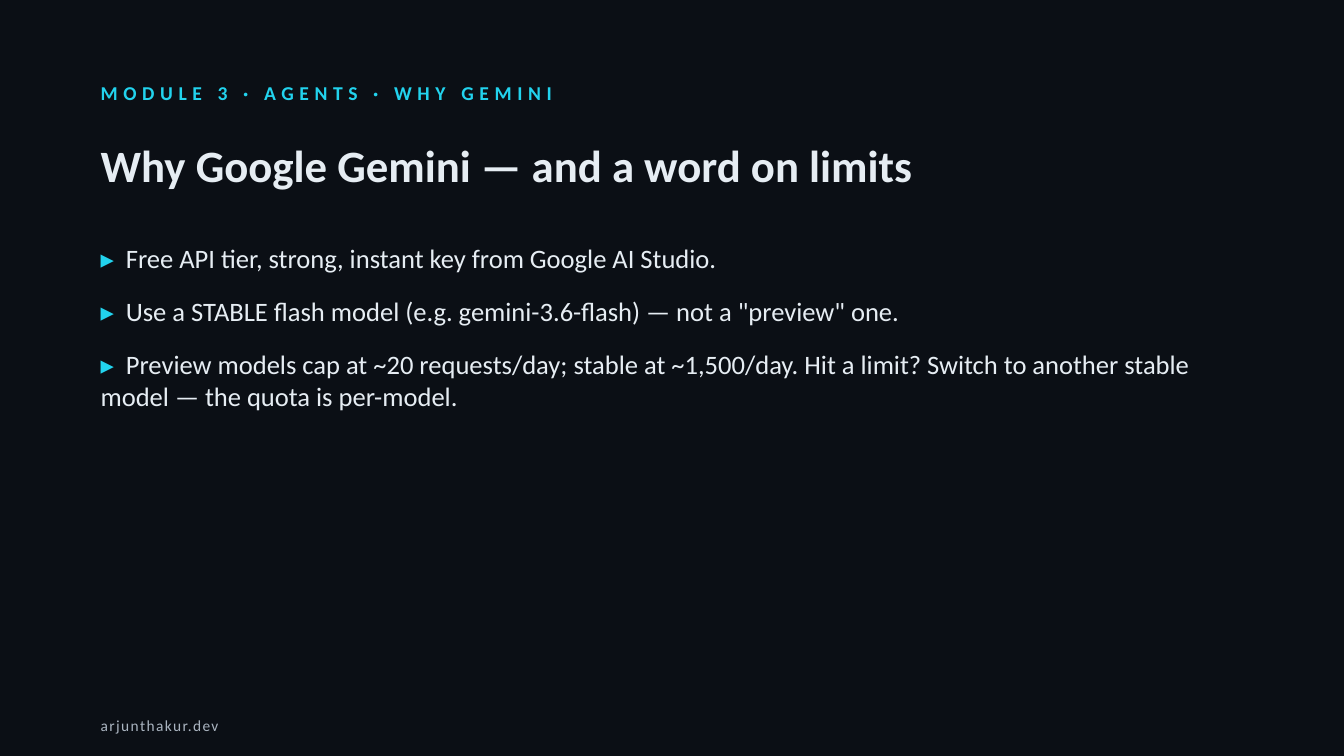
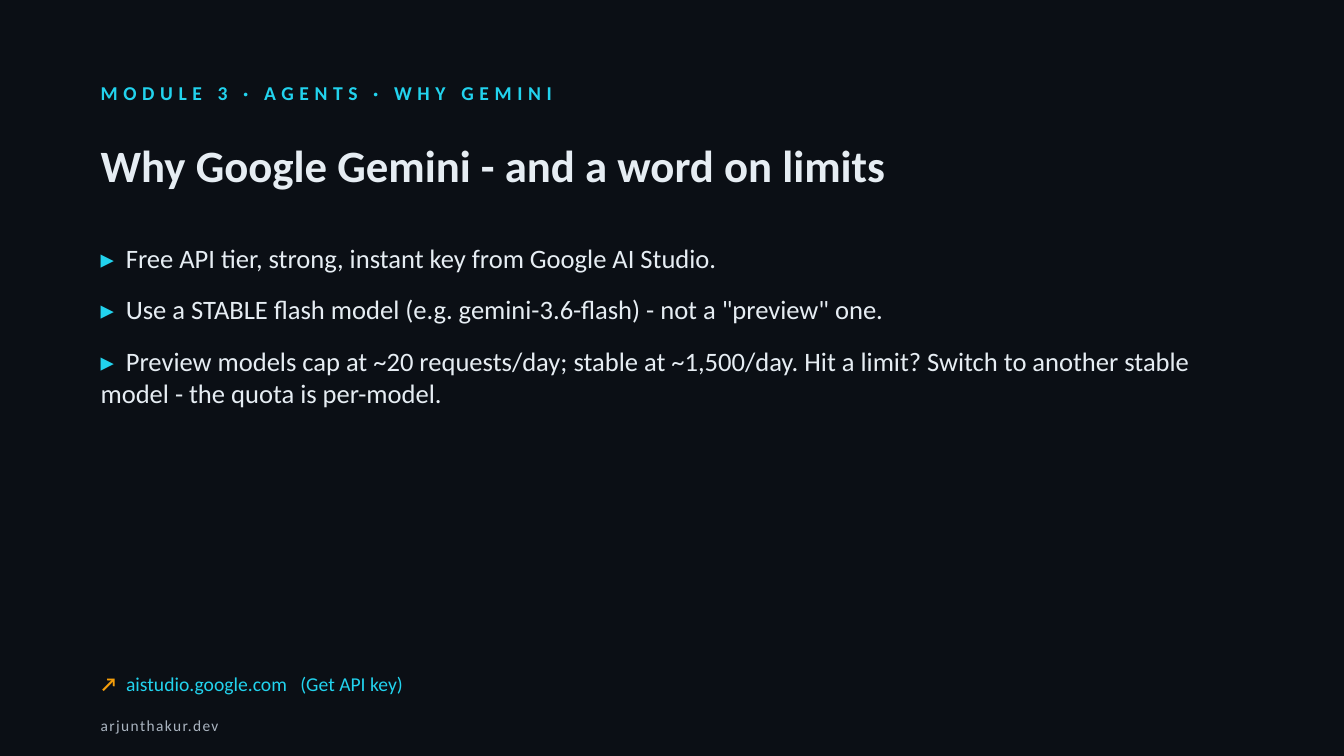
Before and after one commit to thakurarjun247/lgelectronics, a slide deck: slide 23 of LG-AI-Training-4hr.pptx (slide 22 before the commit). Drawn at 1344x756 pixels with LibreOffice and Linux fonts; fonts in the diff are those of the drawing. Boxes give left, top, right and bottom in pixels: in the first picture for what was removed or moved away, otherwise in the second. Text is boxed around its words. In the diff, an @@ line names an element or a change of style, - is before the commit and + after.

```diff
--- a/LG-AI-Training-4hr.pptx
+++ b/LG-AI-Training-4hr.pptx
@@ text at [101,150,885,190]: text changed @@
-Why Google Gemini — and a word on limits
+Why Google Gemini - and a word on limits
@@ text at [101,299,1189,408]: text changed @@
-▸ Use a STABLE flash model (e.g. gemini-3.6-flash) — not a "preview" one.
-▸ Preview models cap at ~20 requests/day; stable at ~1,500/day. Hit a limit? Switch to another stable model — the quota is per-model.
+▸ Use a STABLE flash model (e.g. gemini-3.6-flash) - not a "preview" one.
+▸ Preview models cap at ~20 requests/day; stable at ~1,500/day. Hit a limit? Switch to another stable model - the quota is per-model.
@@ text added at [126,677,403,695], 14 pt, text #22D3EE @@
+↗ aistudio.google.com (Get API key)
```
Also in this commit, not shown: 25 other slides changed, 2 slides added, 1 slide removed, 2 other files.
